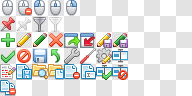
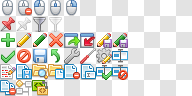
Before/after of a 192×96 layered artwork. What changed in the layer stack:
added layer "macro_conditions.png (FatCow)" above "elements.png (FatCow)" over [16, 80, 32, 96]
added layer "elements.png (FatCow)" above "grid" over [32, 80, 48, 96]
